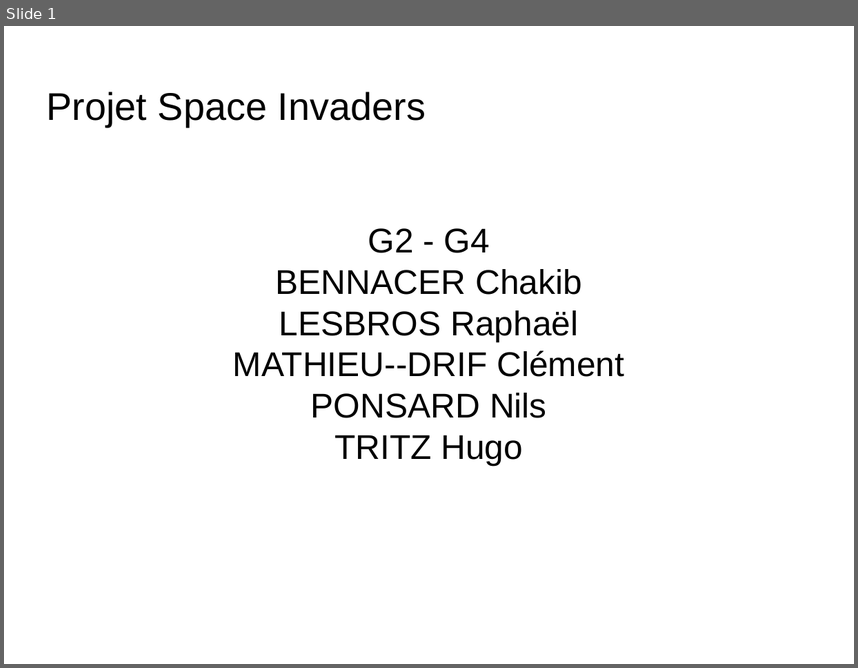
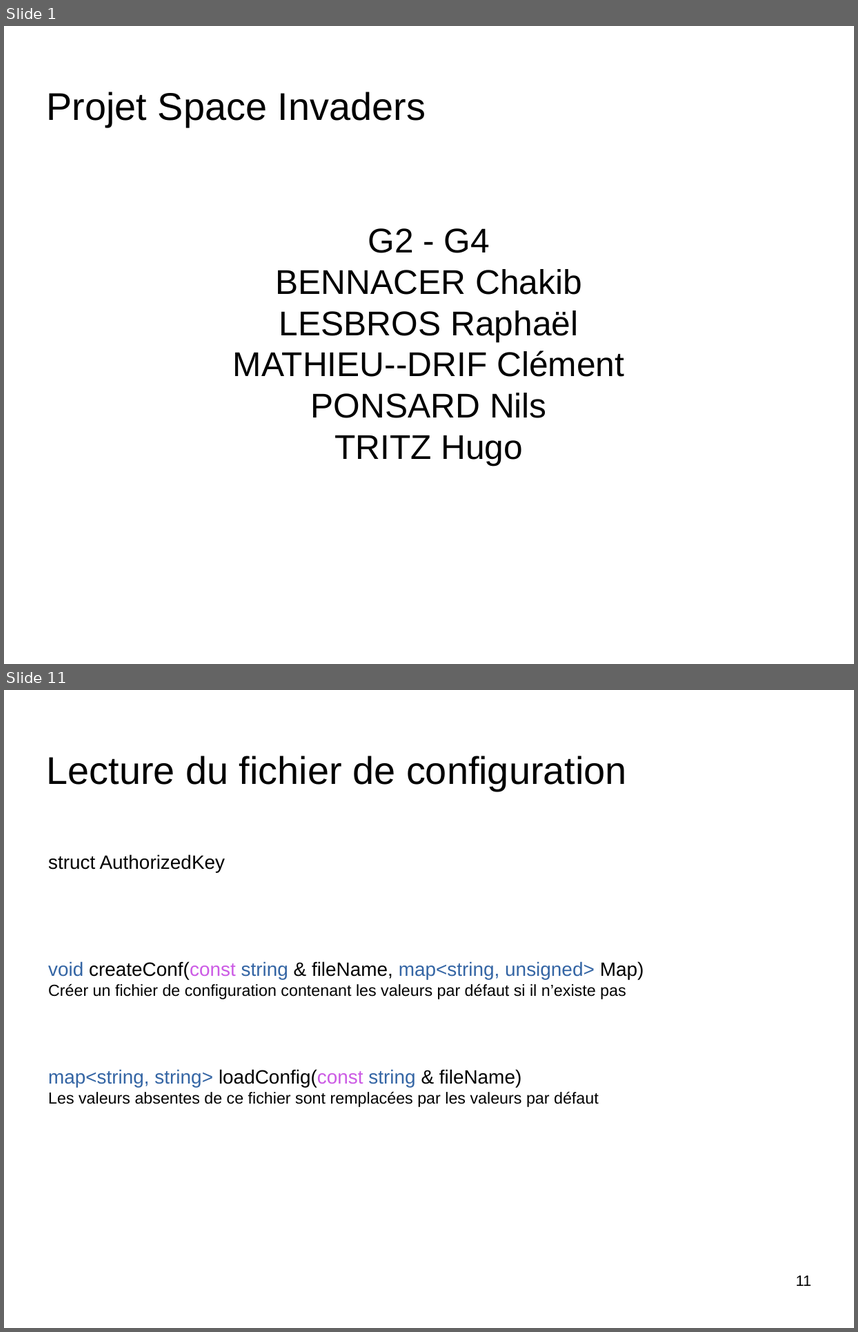
Before and after one commit to nponsard/G2_G4_Bennacer_Lesbros_MathieuDrif_Ponsard_Tritz, a slide deck: docs/Presentation.odp. Shown one above the other, each under a label of ours: slide 1 before the commit, slides 1 and 11 after it; the slides between them are not shown. The pictures are 858x668 and 858x1332 pixels, drawn with LibreOffice and Linux fonts; fonts in the diff are those of the drawing; background and template pictures are left out. Boxes give left, top, right and bottom in pixels: in the first picture for what was removed or moved away, otherwise in the second. Text is boxed around its words. In the diff, an @@ line names an element or a change of style, - is before the commit and + after.

```diff
--- a/docs/Presentation.odp
+++ b/docs/Presentation.odp
@@ slide 11 added at [4,690,854,1328], background picture (left out) @@
@@ title added at [47,756,627,791], 36 pt, text #000000 @@
+Lecture du fichier de configuration
@@ text added at [48,854,225,872], 18 pt, text #000000 @@
+struct AuthorizedKey
@@ text added at [48,961,644,999], 15 pt, text #000000 @@
+void createConf(const string & fileName, map<string, unsigned> Map)
+Créer un fichier de configuration contenant les valeurs par défaut si il n’existe pas
@@ text added at [48,1069,599,1107], 15 pt, text #000000 @@
+map<string, string> loadConfig(const string & fileName)
+Les valeurs absentes de ce fichier sont remplacées par les valeurs par défaut
@@ page number added at [796,1275,812,1285], 14 pt, text #000000 @@
+11
```
Also in this commit, not shown: 8 slides changed, 3 other slides added, 6 slides removed.
